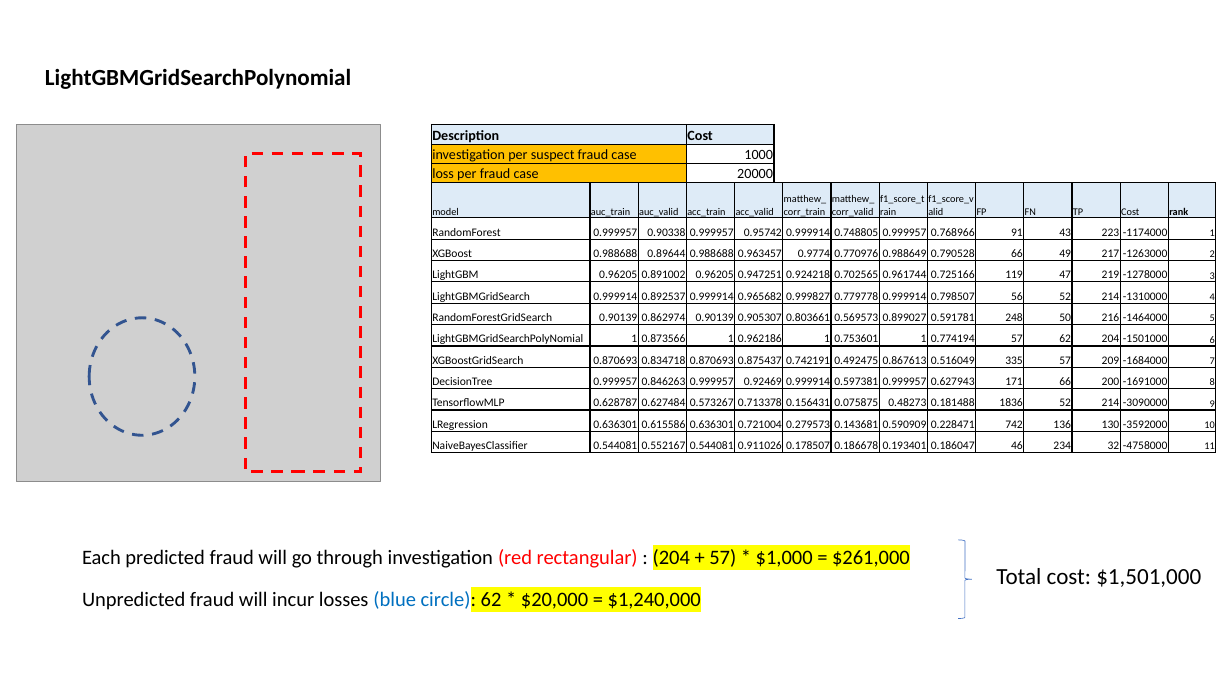
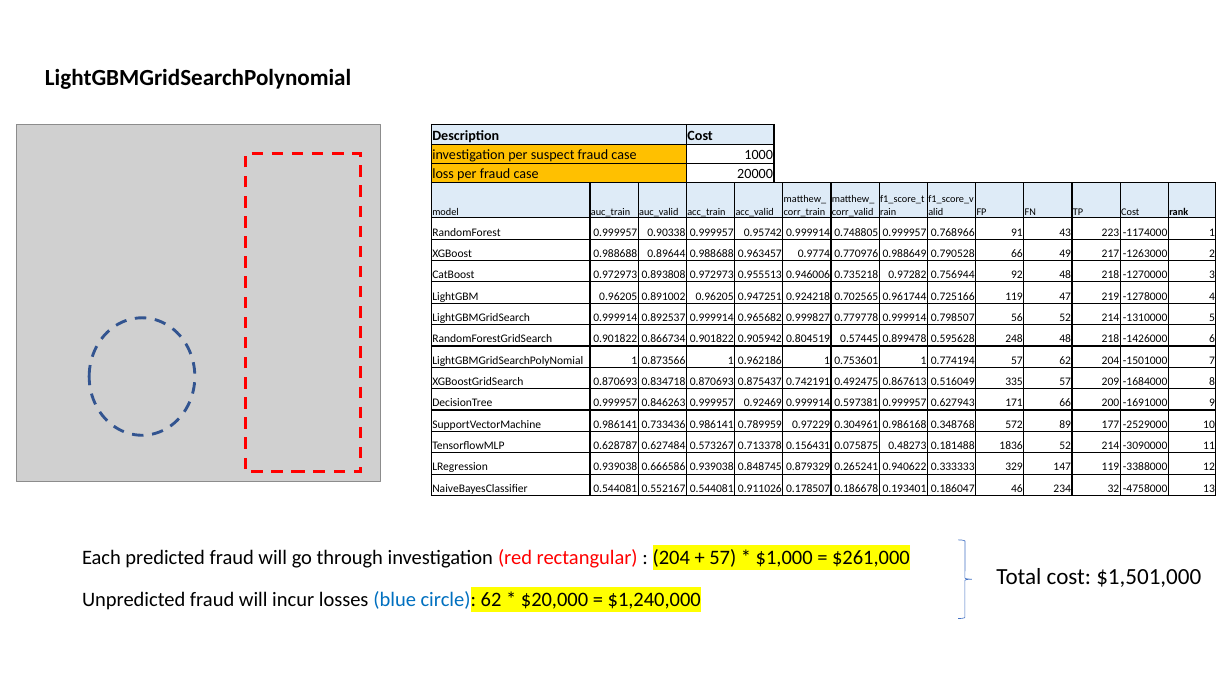
Before and after one commit to twlkenneth/EBAC_Sem2_CA1, a slide deck: slide 1 of q2_fraud_detection/results/confusion_matrices.pptx. Drawn at 1232x693 pixels with LibreOffice and Linux fonts; fonts in the diff are those of the drawing; grey boxes stand for pictures. Boxes give left, top, right and bottom in pixels: in the first picture for what was removed or moved away, otherwise in the second. Text is boxed around its words. In the diff, an @@ line names an element or a change of style, - is before the commit and + after.

```diff
--- a/q2_fraud_detection/results/confusion_matrices.pptx
+++ b/q2_fraud_detection/results/confusion_matrices.pptx
@@ table at bbox=[432, 183, 1214, 498] @@
-row 4: LightGBM | 0.96205 | 0.891002 | 0.96205 | 0.947251 | 0.924218 | 0.702565 | 0.961744 | 0.725166 | 119 | 47 | 219 | -1278000 | 3
-row 5: LightGBMGridSearch | 0.999914 | 0.892537 | 0.999914 | 0.965682 | 0.999827 | 0.779778 | 0.999914 | 0.798507 | 56 | 52 | 214 | -1310000 | 4
-row 6: RandomForestGridSearch | 0.90139 | 0.862974 | 0.90139 | 0.905307 | 0.803661 | 0.569573 | 0.899027 | 0.591781 | 248 | 50 | 216 | -1464000 | 5
-row 7: LightGBMGridSearchPolyNomial | 1 | 0.873566 | 1 | 0.962186 | 1 | 0.753601 | 1 | 0.774194 | 57 | 62 | 204 | -1501000 | 6
-row 8: XGBoostGridSearch | 0.870693 | 0.834718 | 0.870693 | 0.875437 | 0.742191 | 0.492475 | 0.867613 | 0.516049 | 335 | 57 | 209 | -1684000 | 7
-row 9: DecisionTree | 0.999957 | 0.846263 | 0.999957 | 0.92469 | 0.999914 | 0.597381 | 0.999957 | 0.627943 | 171 | 66 | 200 | -1691000 | 8
-row 10: TensorflowMLP | 0.628787 | 0.627484 | 0.573267 | 0.713378 | 0.156431 | 0.075875 | 0.48273 | 0.181488 | 1836 | 52 | 214 | -3090000 | 9
-row 11: LRegression | 0.636301 | 0.615586 | 0.636301 | 0.721004 | 0.279573 | 0.143681 | 0.590909 | 0.228471 | 742 | 136 | 130 | -3592000 | 10
-row 12: NaiveBayesClassifier | 0.544081 | 0.552167 | 0.544081 | 0.911026 | 0.178507 | 0.186678 | 0.193401 | 0.186047 | 46 | 234 | 32 | -4758000 | 11
+row 4: CatBoost | 0.972973 | 0.893808 | 0.972973 | 0.955513 | 0.946006 | 0.735218 | 0.97282 | 0.756944 | 92 | 48 | 218 | -1270000 | 3
+row 5: LightGBM | 0.96205 | 0.891002 | 0.96205 | 0.947251 | 0.924218 | 0.702565 | 0.961744 | 0.725166 | 119 | 47 | 219 | -1278000 | 4
+row 6: LightGBMGridSearch | 0.999914 | 0.892537 | 0.999914 | 0.965682 | 0.999827 | 0.779778 | 0.999914 | 0.798507 | 56 | 52 | 214 | -1310000 | 5
+row 7: RandomForestGridSearch | 0.901822 | 0.866734 | 0.901822 | 0.905942 | 0.804519 | 0.57445 | 0.899478 | 0.595628 | 248 | 48 | 218 | -1426000 | 6
+row 8: LightGBMGridSearchPolyNomial | 1 | 0.873566 | 1 | 0.962186 | 1 | 0.753601 | 1 | 0.774194 | 57 | 62 | 204 | -1501000 | 7
+row 9: XGBoostGridSearch | 0.870693 | 0.834718 | 0.870693 | 0.875437 | 0.742191 | 0.492475 | 0.867613 | 0.516049 | 335 | 57 | 209 | -1684000 | 8
+row 10: DecisionTree | 0.999957 | 0.846263 | 0.999957 | 0.92469 | 0.999914 | 0.597381 | 0.999957 | 0.627943 | 171 | 66 | 200 | -1691000 | 9
+row 11: SupportVectorMachine | 0.986141 | 0.733436 | 0.986141 | 0.789959 | 0.97229 | 0.304961 | 0.986168 | 0.348768 | 572 | 89 | 177 | -2529000 | 10
+row 12: TensorflowMLP | 0.628787 | 0.627484 | 0.573267 | 0.713378 | 0.156431 | 0.075875 | 0.48273 | 0.181488 | 1836 | 52 | 214 | -3090000 | 11
+row 13: LRegression | 0.939038 | 0.666586 | 0.939038 | 0.848745 | 0.879329 | 0.265241 | 0.940622 | 0.333333 | 329 | 147 | 119 | -3388000 | 12
+row 14: NaiveBayesClassifier | 0.544081 | 0.552167 | 0.544081 | 0.911026 | 0.178507 | 0.186678 | 0.193401 | 0.186047 | 46 | 234 | 32 | -4758000 | 13
```
Also in this commit, not shown: 2 other slides changed, 1 slide added, 26 other files.
